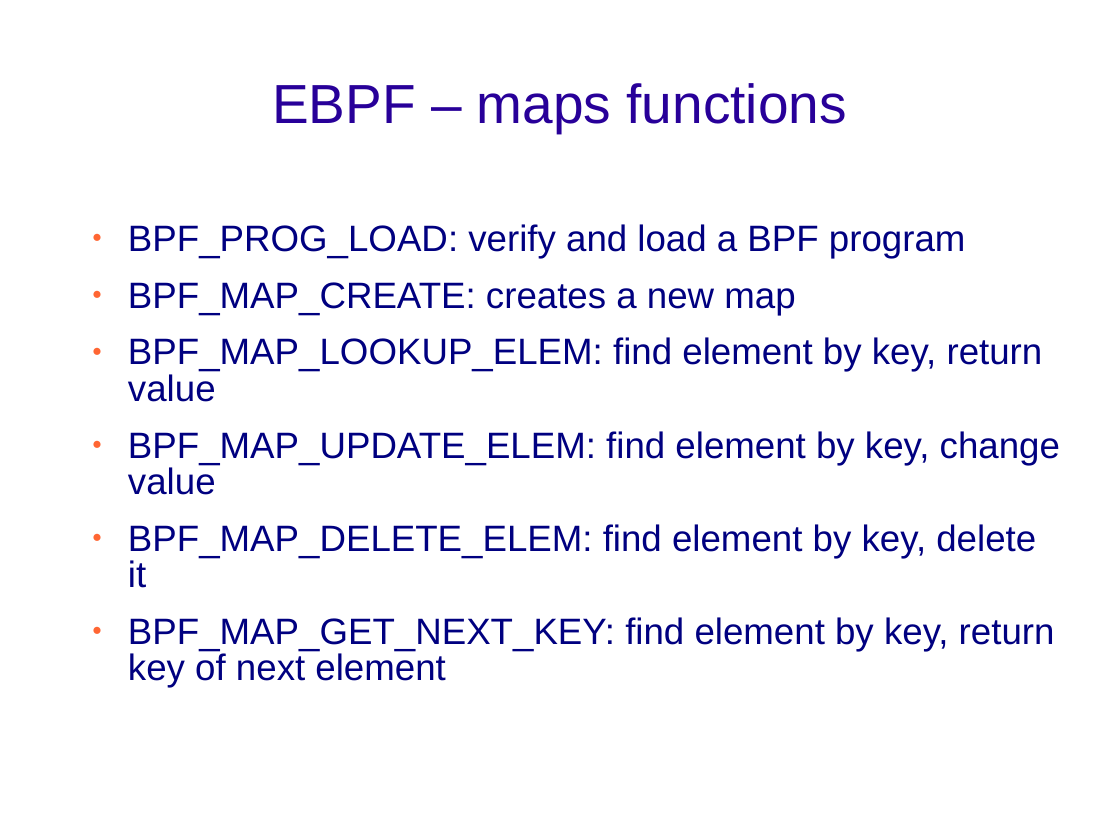
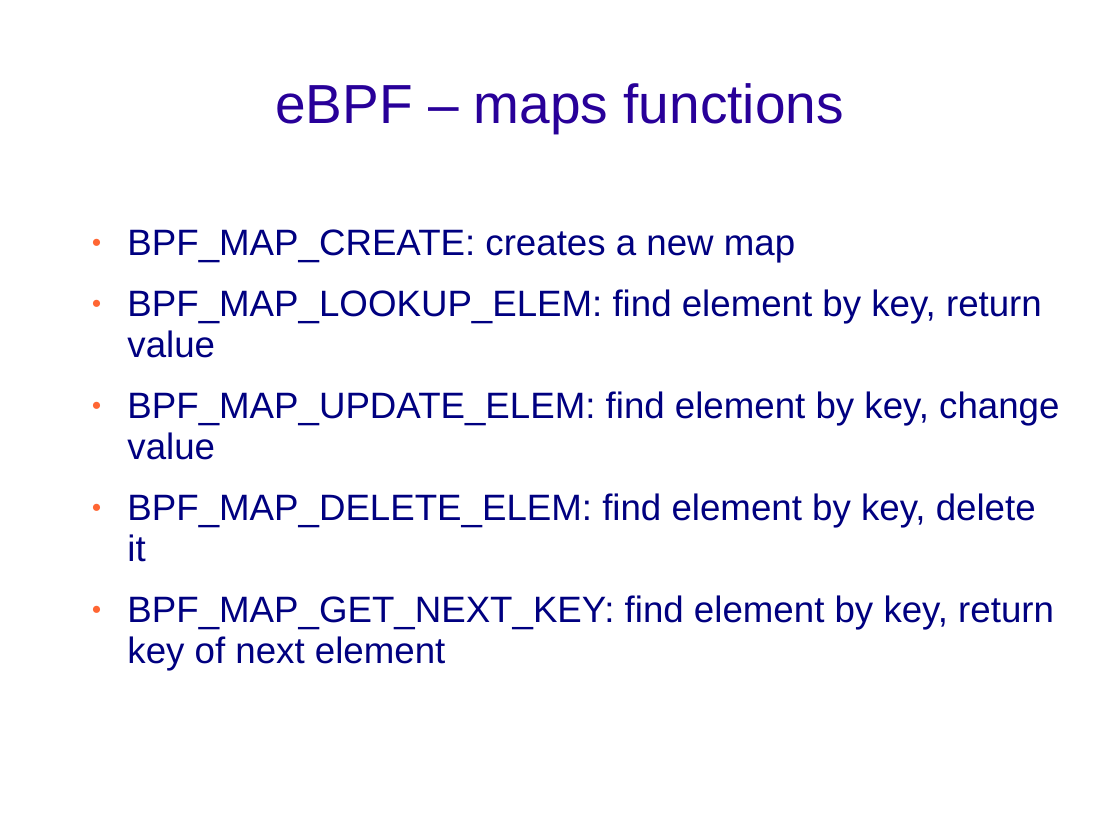
Before and after one commit to netgroup-polito/ebpf-test, a slide deck: slide 9 of eBPF - Short Presentation.ppt. Drawn at 1120x840 pixels with LibreOffice and Linux fonts; fonts in the diff are those of the drawing; background and template pictures are left out. Boxes give left, top, right and bottom in pixels: in the first picture for what was removed or moved away, otherwise in the second. Text is boxed around its words. In the diff, an @@ line names an element or a change of style, - is before the commit and + after.

```diff
--- a/eBPF - Short Presentation.ppt
+++ b/eBPF - Short Presentation.ppt
@@ title at bbox=[275, 83, 844, 133]: text changed @@
-EBPF – maps functions
+eBPF – maps functions
@@ text "BPF_MAP_CREATE: creates a new map" at bbox=[127, 229, 1059, 670]: line spacing 0.83 to 0.93 @@
@@ text at bbox=[128, 224, 966, 258]: paragraph removed @@
-● BPF_PROG_LOAD: verify and load a BPF program
```
Also in this commit, not shown: 8 other slides changed, 1 slide added, 5 other files.
